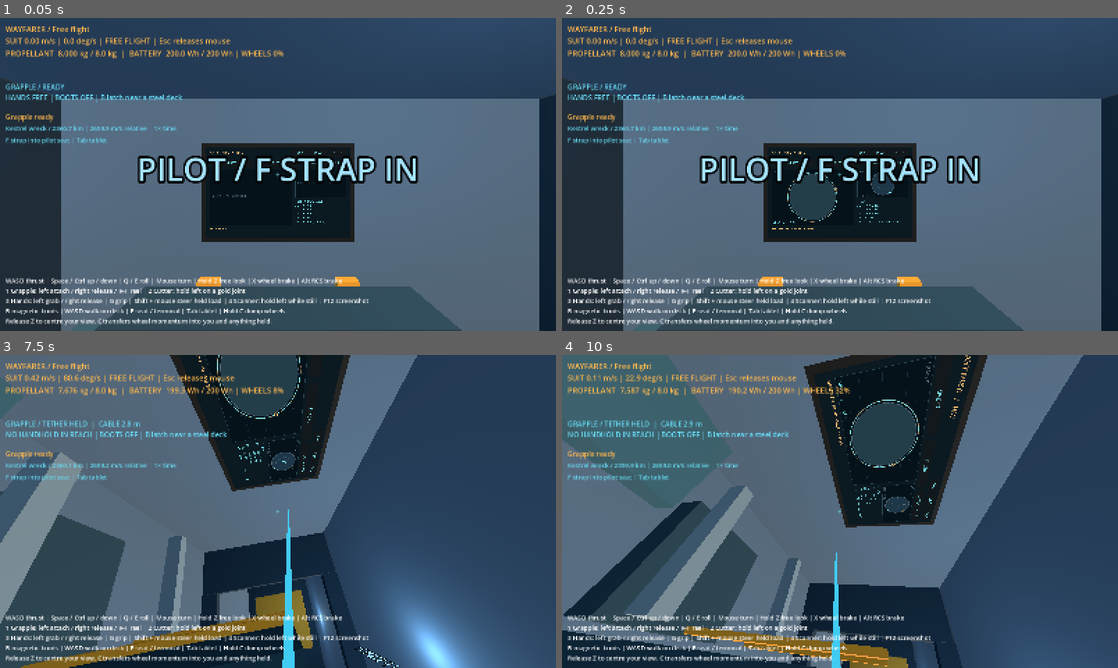
Above: before the commit, frames 1-4 (two rows, left to right).
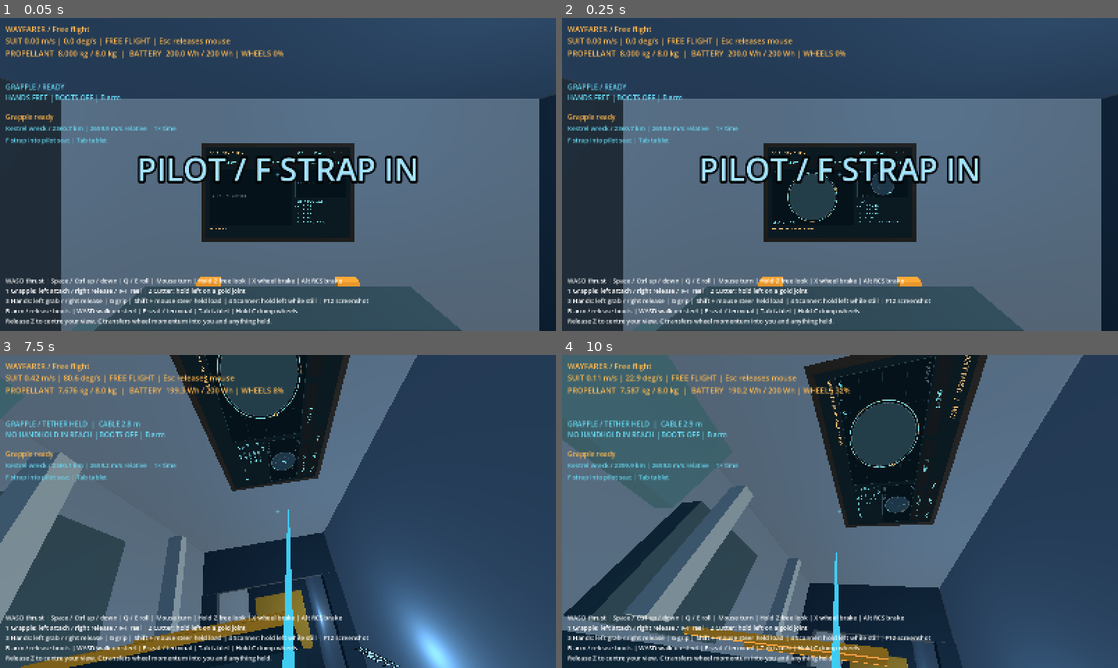
Above: after the commit, the same moments.

Repository: Conrad-N/Wayfarer
Game: Godot game, scene res://scenes/main.tscn
Same seed, same stepped clock (60 frames per second), same inputs: the game is played once before the commit and once after it.
Inputs (mouse positions are in pixels of both pictures, inside the frame that each line leads up to):
- Up to frame 1 (0.05 s): no input
- Up to frame 2 (0.25 s): no input
- Up to frame 3 (7.5 s): tap Enter at 0.5 s; move the mouse to (305, 511) at 0.52 s; hold Z (freelook) 0.53-1.28 s; hold W (move_forward) 0.53-2.75 s; click (305, 511) at 0.67 s; tap F (interact) at 0.8, 1.35, 3.8, 6.8 s; move the mouse to (250, 511) at 1.27 s; click (250, 511) at 1.42 s; tap Shift (steer_held) at 1.55, 4.55 s; move the mouse to (289, 505) at 2.02 s; hold Shift (steer_held) 2.03-2.75 s; click (289, 505) at 2.17 s; tap Tab (tablet) at 2.3 s; drag from (250, 574) to (111, 464) at 2.77 s; move the mouse to (444, 558) at 3.52 s; hold A (move_left) 3.53-4.28 s; hold Z (freelook) 3.53-4.28 s; click (444, 558) at 3.67 s; move the mouse to (233, 508) at 4.27 s; hold W (move_forward) 4.28-5.75 s; tap R (grapple_reel_in) at 4.35 s; click (233, 508) at 4.42 s; move the mouse to (283, 511) at 5.02 s; hold Tab (tablet) 5.03-5.75 s; tap T (grapple_reel_out) at 5.1 s; click (283, 511) at 5.17 s; drag from (194, 433) to (166, 527) at 5.77 s; move the mouse to (400, 495) at 6.52 s; hold B (magnetic_boots) 6.53-7.28 s; hold W (move_forward) from 6.53 s (still down); click (400, 495) at 6.67 s; move the mouse to (250, 511) at 7.27 s; tap G (physical_grip) at 7.35 s; click (250, 511) at 7.42 s
- Up to frame 4 (10 s): tap Shift (steer_held) at 7.55 s; move the mouse to (851, 505) at 8.02 s; hold Shift (steer_held) 8.03-8.75 s; click (851, 505) at 8.17 s; tap Tab (tablet) at 8.3 s; release W (move_forward) at 8.75 s; drag from (812, 574) to (673, 464) at 8.77 s; move the mouse to (1006, 558) at 9.52 s; press the mouse at (1006, 558) at 9.53 s; hold W (move_forward) from 9.53 s (still down); tap F (interact) at 9.8 s

The runs differ from the first frame. In frame 1, 0.6% of the frame differs, in the area x 2-54%, y 24-95%; in frame 2, 0.6%; in frame 3, 0.6%; in frame 4, 0.6%.

Commit message:
suit: arm magnetic boots for automatic surface contact
B now arms soles before approach and cancels or releases on the next press.
Retry valid steel contact in physics without spending power until engagement;
retain speed, alignment and adhesion limits. Clarify armed/latched prompts.

Verified ./check.sh: 2,884 checks, zero failures. Final focused boot suite: 82
checks, including additional seat exclusion and power retry regressions.
Main boots headless cleanly. Fullscreen B/Ctrl/W/B on actual ship floor
verified automatic latching, one metre of fuel-free walking, and release.

Diff:
--- a/godot/scenes/main.tscn
+++ b/godot/scenes/main.tscn
@@ -79,7 +79,7 @@
 grow_vertical = 0
 mouse_filter = 2
 theme_override_font_sizes/font_size = 18
-text = "WASD thrust | Space / Ctrl up / down | Q / E roll |  …(243 unchanged characters)… ld left while still | F12 screenshot\nB magnetic boots | WASD walk on deck | F seat / terminal | Tab tablet | Hold …(102 unchanged characters)…
+text = "WASD thrust | Space / Ctrl up / down | Q / E roll |  …(243 unchanged characters)… ld left while still | F12 screenshot\nB arm / release boots | WASD walk on steel | F seat / terminal | Tab tablet | Hold …(102 unchanged characters)…
 
 [node name="GrappleStatus" type="Label" parent="HUD"]
 offset_left = 16.0
--- a/godot/scripts/world/magnetic_boots.gd
+++ b/godot/scripts/world/magnetic_boots.gd
@@ -10,7 +10,7 @@
 const TURN_TORQUE_NM: float = 250.0
 const TURN_ENERGY_J_PER_RAD: float = 500.0
 
-var status: String = "BOOTS OFF | B latch near a steel deck"
+var status: String = "BOOTS OFF | B arm"
 var player: Player
 var _target: PhysicsBody3D
 var _anchor: Vector3
@@ -19,6 +19,7 @@
 var _walking: Vector2 = Vector2.ZERO
 var _turn_remaining_rad: float = 0.0
 var _height: float = FOOT_HEIGHT_M
+var _armed: bool = false
 
 
 ## Bind the physical suit. The controller runs before suit actuators.
@@ -32,6 +33,26 @@
 	return is_instance_valid(_target)
 
 
+## True while waiting to engage at safe physical sole contact.
+func is_armed() -> bool:
+	return _armed
+
+
+## Arm contact detection, or cancel/release if already enabled.
+func toggle() -> void:
+	if _armed or is_attached():
+		release()
+		return
+	if not is_instance_valid(player) or bool(player.get_meta("seated", false)):
+		return
+	var grip: PhysicalGrip = player.get_node_or_null("PhysicalGrip") as PhysicalGrip
+	if grip != null and grip.is_attached():
+		status = "BOOTS OFF | Release your hand grip first"
+		return
+	_armed = true
+	try_latch()
+
+
 ## Report the physical supporting body for frame transitions.
 func target_body() -> PhysicsBody3D:
 	return _target if is_attached() else null
@@ -59,24 +80,25 @@
 	var hit: Dictionary = _foot_ray()
 	var body: PhysicsBody3D = hit.get("collider") as PhysicsBody3D
 	if body == null or not _magnetic_hit(hit):
-		status = "BOOTS | Bring your feet close to a steel deck"
+		_waiting("Bring your soles to a steel surface")
 		return false
 	var normal: Vector3 = hit.normal
 	var height: float = (player.global_position - (hit.position as Vector3)).dot(normal)
 	if height < 0.88 or height > 1.05:
-		status = "BOOTS | Bring your soles into contact with the deck"
+		_waiting("Bring your soles into contact with a steel surface")
 		return false
 	if normal.dot(player.global_basis.y) < 0.9:
-		status = "BOOTS | Align your feet with the deck"
+		_waiting("Align your soles with the steel surface")
 		return false
 	var relative: Vector3 = player.linear_velocity - _point_velocity(body, player.global_position)
 	if relative.length() > 0.6:
-		status = "BOOTS | Slow your approach before latching"
+		_waiting("Slow your approach before latching")
 		return false
 	if player.suit.battery_energy_j < ENGAGE_ENERGY_J:
-		status = "BOOTS | Battery too low to engage"
+		_waiting("Battery too low to engage")
 		return false
 	player.suit.consume_energy(ENGAGE_ENERGY_J)
+	_armed = false
 	_target = body
 	_anchor = body.to_local(hit.position)
 	_normal = body.global_basis.transposed() * normal
@@ -91,15 +113,22 @@
 
 ## Mechanical emergency release costs nothing and preserves motion.
 func release() -> void:
+	_armed = false
 	_target = null
 	_walking = Vector2.ZERO
 	_turn_remaining_rad = 0.0
 	if is_instance_valid(player):
 		player.surface_motion_active = false
-	status = "BOOTS OFF | B latch near a steel deck"
+	status = "BOOTS OFF | B arm"
 
 
 func _physics_process(delta: float) -> void:
+	if _armed and is_instance_valid(player):
+		var grip: PhysicalGrip = player.get_node_or_null("PhysicalGrip") as PhysicalGrip
+		if bool(player.get_meta("seated", false)) or (grip != null and grip.is_attached()):
+			release()
+		else:
+			try_latch()
 	if not is_attached():
 		if is_instance_valid(player):
 			player.surface_motion_active = false
@@ -115,7 +144,7 @@
 	var hit: Dictionary = _foot_ray()
 	if hit.get("collider") != _target or not _magnetic_hit(hit) or offset.dot(normal) > 1.25 or offset.dot(normal) < 0.7:
 		release()
-		status = "BOOTS RELEASED | Lost deck contact"
+		status = "BOOTS RELEASED | Lost surface contact | B rearm"
 		return
 	var relative: Vector3 = player.linear_velocity - _point_velocity(_target, player.global_position)
 	var forward: Vector3 = (-player.global_basis.z).slide(normal).normalized()
@@ -136,7 +165,7 @@
 	var error: Vector3 = anchor + normal * _height - player.global_position
 	if error.slide(normal).length() > 0.45:
 		release()
-		status = "BOOTS RELEASED | Step obstructed or holding force exceeded"
+		status = "BOOTS RELEASED | Step obstructed or holding force exceeded | B rearm"
 		return
 	var force: Vector3 = error * 16000.0 - relative * 1800.0
 	var target_omega: Vector3 = (_target as RigidBody3D).angular_velocity if _target is RigidBody3D else Vector3.ZERO
@@ -155,7 +184,7 @@
 	torque -= (point - player.to_global(player.center_of_mass)).cross(force)
 	if force.length() > MAX_FORCE_N or torque.length() > MAX_TORQUE_NM:
 		release()
-		status = "BOOTS RELEASED | Holding force exceeded"
+		status = "BOOTS RELEASED | Holding force exceeded | B rearm"
 		return
 	player.apply_force(force, point - player.global_position)
 	player.apply_torque(torque)
@@ -172,6 +201,10 @@
 	return player.get_world_3d().direct_space_state.intersect_ray(query)
 
 
+func _waiting(reason: String) -> void:
+	status = "BOOTS ARMED | " + reason + " | B cancel" if _armed else "BOOTS | " + reason
+
+
 func _magnetic_hit(hit: Dictionary) -> bool:
 	var body: PhysicsBody3D = hit.get("collider") as PhysicsBody3D
 	if body == null:
--- a/godot/scripts/world/suit_contacts.gd
+++ b/godot/scripts/world/suit_contacts.gd
@@ -42,10 +42,7 @@
 		elif not boots.is_attached() and not bool(player.get_meta("seated", false)):
 			grip.try_grab()
 	if _boots_requested:
-		if boots.is_attached():
-			boots.release()
-		else:
-			boots.try_latch()
+		boots.toggle()
 	_grab_requested = false
 	_boots_requested = false
 	boots.set_walk_input(Vector2.ZERO if Input.is_action_pressed("brake") else Vector2(Input.get_axis("move_left", "move_right"), Input.get_axis("move_back", "move_forward")))
--- a/godot/tests/test_magnetic_boots.gd
+++ b/godot/tests/test_magnetic_boots.gd
@@ -81,6 +81,7 @@
 	(f.deck as RigidBody3D).linear_velocity = Vector3.UP * 3.0
 	await _frames(2)
 	check(not boots.is_attached(), "overload releases instead of unlimited magnetic force")
+	check(not boots.is_armed(), "overload disarms automatic catch to avoid repeated reattachment")
 	check(not player.surface_motion_active, "broken contact restores suit movement")
 	check_eq(player.suit.propellant_kg, 8.0, "overload does not automatically fire suit jets")
 	f.root.free()
@@ -146,6 +147,136 @@
 	check_eq(player.suit.propellant_kg, 8.0, "pivot uses no jets")
 	check(player.attitude.momentum_body.length() < 0.001, "foot pivots do not secretly engage suit wheels")
 	f.root.free()
+
+
+## Arming in open space waits without drawing power, then catches a real deck landing.
+func test_armed_boots_latch_after_actual_thruster_descent() -> void:
+	var f: Dictionary = _fixture()
+	var player: Player = f.player
+	var deck: RigidBody3D = f.deck
+	var boots: MagneticBoots = f.boots
+	player.position.y = 1.65
+	var contact: Dictionary = _watch_deck_contact(player, deck)
+	await _frames(3)
+	boots.toggle()
+	check(boots.is_armed(), "B arms boots before the soles reach the deck")
+	await _frames(12)
+	check(not boots.is_attached(), "armed boots do not attract across open space")
+	check_eq(player.suit.battery_energy_j, SuitResources.BATTERY_CAPACITY_J, "waiting for contact consumes no engagement pulses")
+	player.set_motion_input(Vector3.DOWN, 0.0)
+	await _frames(100)
+	check(bool(contact.hit), "descent reaches an actual capsule-to-deck collision")
+	check(boots.is_attached(), "armed soles latch after landing without a second B press")
+	check(player.surface_motion_active, "landing switches to surface movement")
+	check_near(player.suit.battery_energy_j, SuitResources.BATTERY_CAPACITY_J - MagneticBoots.ENGAGE_ENERGY_J, 0.001, "one successful landing pays exactly one engagement pulse")
+	check((player.linear_velocity - deck.linear_velocity).length() < 0.05, "latched landing settles with its moving deck")
+	var height: float = deck.to_local(player.global_position).y - 0.1
+	check(height >= 0.88 and height <= 0.93, "soles retain the actual collision height")
+	f.root.free()
+
+
+## Pressing B again while waiting cancels future catches, including a later collision.
+func test_cancel_armed_boots_before_descending() -> void:
+	var f: Dictionary = _fixture()
+	var player: Player = f.player
+	var deck: RigidBody3D = f.deck
+	var boots: MagneticBoots = f.boots
+	player.position.y = 1.65
+	var contact: Dictionary = _watch_deck_contact(player, deck)
+	await _frames(3)
+	boots.toggle()
+	check(boots.is_armed(), "first press arms waiting soles")
+	boots.toggle()
+	check(not boots.is_armed(), "second press cancels waiting soles")
+	player.set_motion_input(Vector3.DOWN, 0.0)
+	await _frames(100)
+	player.set_motion_input(Vector3.ZERO, 0.0)
+	check(bool(contact.hit), "cancelled suit still physically reaches the deck")
+	check(not boots.is_attached(), "cancelled boots cannot latch on later contact")
+	check(not player.surface_motion_active, "cancelled landing remains in EVA mode")
+	check_eq(player.suit.battery_energy_j, SuitResources.BATTERY_CAPACITY_J, "cancelled approach spends no engagement energy")
+	f.root.free()
+
+
+## Automatic retry retains the steel requirement when the suit actually hits a deck.
+func test_armed_boots_reject_nonmagnetic_landing() -> void:
+	var f: Dictionary = _fixture()
+	var player: Player = f.player
+	var deck: RigidBody3D = f.deck
+	var boots: MagneticBoots = f.boots
+	deck.remove_from_group("magnetic_surface")
+	player.position.y = 1.65
+	var contact: Dictionary = _watch_deck_contact(player, deck)
+	await _frames(3)
+	boots.toggle()
+	player.set_motion_input(Vector3.DOWN, 0.0)
+	await _frames(100)
+	player.set_motion_input(Vector3.ZERO, 0.0)
+	check(bool(contact.hit), "nonmagnetic test includes real foot collision")
+	check(not boots.is_attached(), "armed soles reject a nonmagnetic surface on contact")
+	check(boots.is_armed(), "material rejection keeps the deliberate waiting state")
+	check_eq(player.suit.battery_energy_j, SuitResources.BATTERY_CAPACITY_J, "repeated unsuitable contact costs no engagement pulses")
+	f.root.free()
+
+
+## Taking a seat cancels a pending sole catch; B cannot arm boots through restraints.
+func test_armed_boots_cancel_when_seated_and_ignore_seated_toggle() -> void:
+	var f: Dictionary = _fixture()
+	var player: Player = f.player
+	var boots: MagneticBoots = f.boots
+	player.position.y = 1.65
+	await _frames(3)
+	boots.toggle()
+	check(boots.is_armed(), "soles wait before taking a seat")
+	player.set_meta("seated", true)
+	await _frames(3)
+	check(not boots.is_armed(), "seated restraint cancels pending automatic attachment")
+	check(not boots.is_attached(), "taking a seat cannot create sole attachment")
+	boots.toggle()
+	check(not boots.is_armed(), "B cannot arm soles while seated")
+	player.set_meta("seated", false)
+	player.position.y = 0.92
+	await _frames(6)
+	check(not boots.is_attached(), "leaving the seat does not restore a cancelled catch")
+	check_eq(player.suit.battery_energy_j, SuitResources.BATTERY_CAPACITY_J, "seated cancellation uses no engagement power")
+	f.root.free()
+
+
+## An armed empty battery retries for free and pays once when power becomes available.
+func test_armed_contact_waits_for_power_and_charges_once() -> void:
+	var f: Dictionary = _fixture()
+	var player: Player = f.player
+	var boots: MagneticBoots = f.boots
+	player.suit.battery_energy_j = 0.0
+	await _frames(3)
+	boots.toggle()
+	await _frames(12)
+	check(boots.is_armed(), "unpowered soles retain the deliberate waiting command")
+	check(not boots.is_attached(), "empty battery cannot engage at valid sole contact")
+	check_eq(player.suit.battery_energy_j, 0.0, "unpowered retries consume and create no charge")
+	player.suit.battery_energy_j = MagneticBoots.ENGAGE_ENERGY_J - 1.0
+	await _frames(12)
+	check(not boots.is_attached(), "partial engagement energy remains insufficient")
+	check_eq(player.suit.battery_energy_j, MagneticBoots.ENGAGE_ENERGY_J - 1.0, "insufficient retries cannot consume partial pulses")
+	player.suit.battery_energy_j = MagneticBoots.ENGAGE_ENERGY_J + 25.0
+	await _frames(12)
+	check(boots.is_attached(), "restored power engages waiting soles without another B press")
+	check(not boots.is_armed(), "successful catch ends the pending retry state")
+	check_eq(player.suit.battery_energy_j, 25.0, "power restoration pays exactly one engagement pulse")
+	await _frames(12)
+	check_eq(player.suit.battery_energy_j, 25.0, "passive contact does not repeat the engagement charge")
+	f.root.free()
+
+
+func _watch_deck_contact(player: Player, deck: RigidBody3D) -> Dictionary:
+	var contact: Dictionary = {"hit": false}
+	player.contact_monitor = true
+	player.max_contacts_reported = 8
+	player.body_entered.connect(func(body: Node) -> void:
+		if body == deck:
+			contact.hit = true
+	)
+	return contact
 
 
 func _fixture() -> Dictionary:
Not shown, changed: docs/04-salvage-and-ships.md
Not shown, changed: docs/07-interfaces.md
Not shown, changed: docs/09-roadmap.md
Not shown, changed: docs/DECISIONS.md
